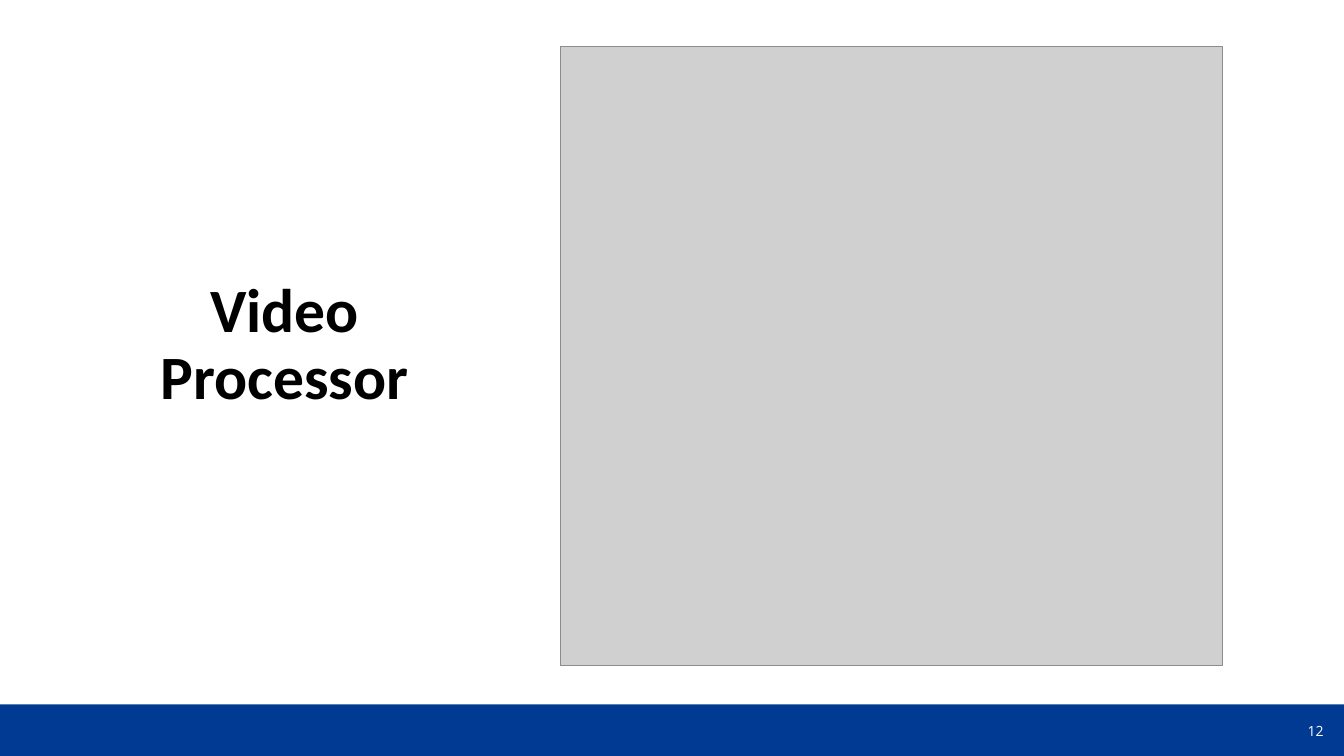
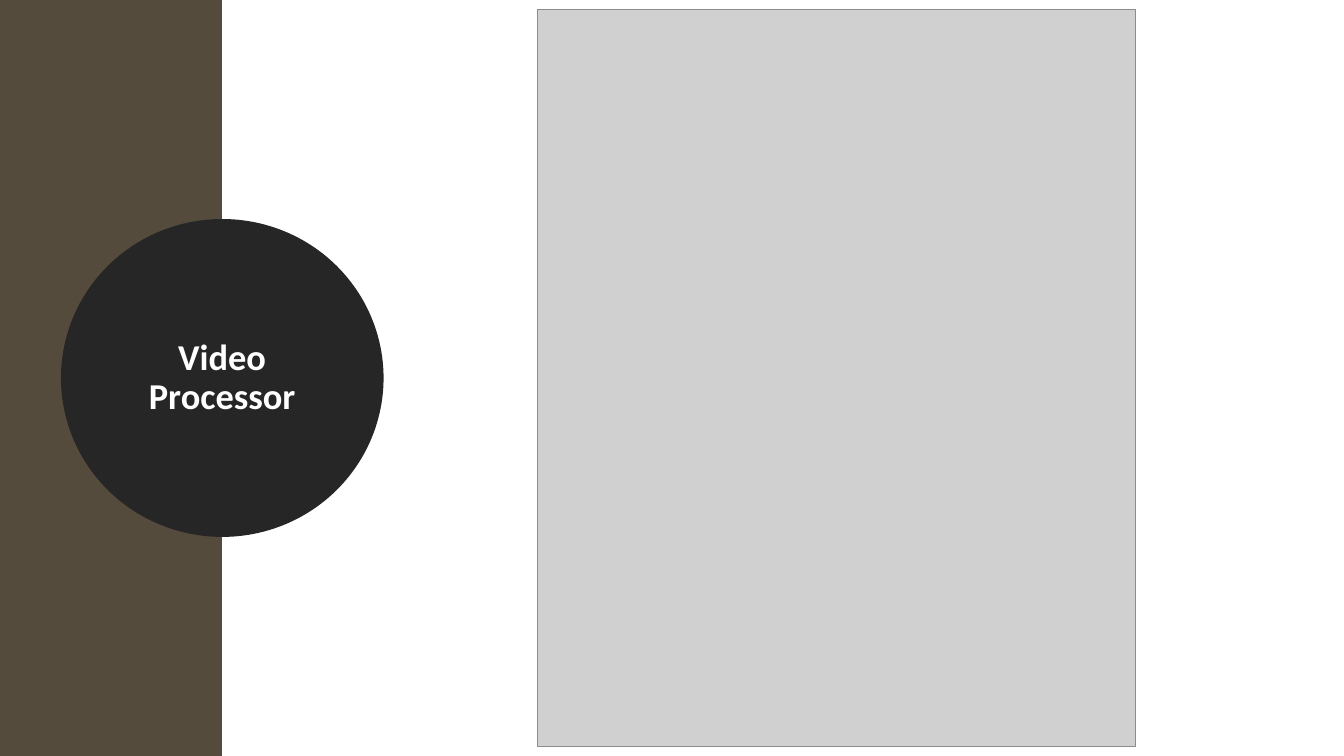
Before and after one commit to dr-natetorious/Dissertation, a slide deck: slide 12 of OralDefenseDeck.pptx. Drawn at 1344x756 pixels with LibreOffice and Linux fonts; fonts in the diff are those of the drawing; grey boxes stand for pictures; background and template pictures are left out. Boxes give left, top, right and bottom in pixels: in the first picture for what was removed or moved away, otherwise in the second. Text is boxed around its words. In the diff, an @@ line names an element or a change of style, - is before the commit and + after.

```diff
--- a/OralDefenseDeck.pptx
+++ b/OralDefenseDeck.pptx
@@ rectangle added at [0, 0, 1344, 756], fill #FFFFFF @@
@@ rectangle added at [0, 0, 222, 756], fill #554B3C @@
@@ picture: place and size @@
-picture at [562, 46, 1223, 665]
+picture at [537, 9, 1136, 747]
@@ ellipse "Video Processor": place and size @@
-ellipse "Video Processor" at [160, 288, 408, 400]
+ellipse "Video Processor" at [71, 229, 374, 527]
@@ ellipse "Video Processor" at [71, 229, 374, 527]: size 44 to 26 pt, text colour #000000 to #FFFFFF; vertical alignment bottom to middle; fill none to #262626; outline none to #262626 13.75 pt @@
@@ page number removed at [1308, 726, 1324, 736] @@
-12
```
Also in this commit, not shown: 4 other slides changed, 1 slide added, 1 slide removed, 1 other file.
